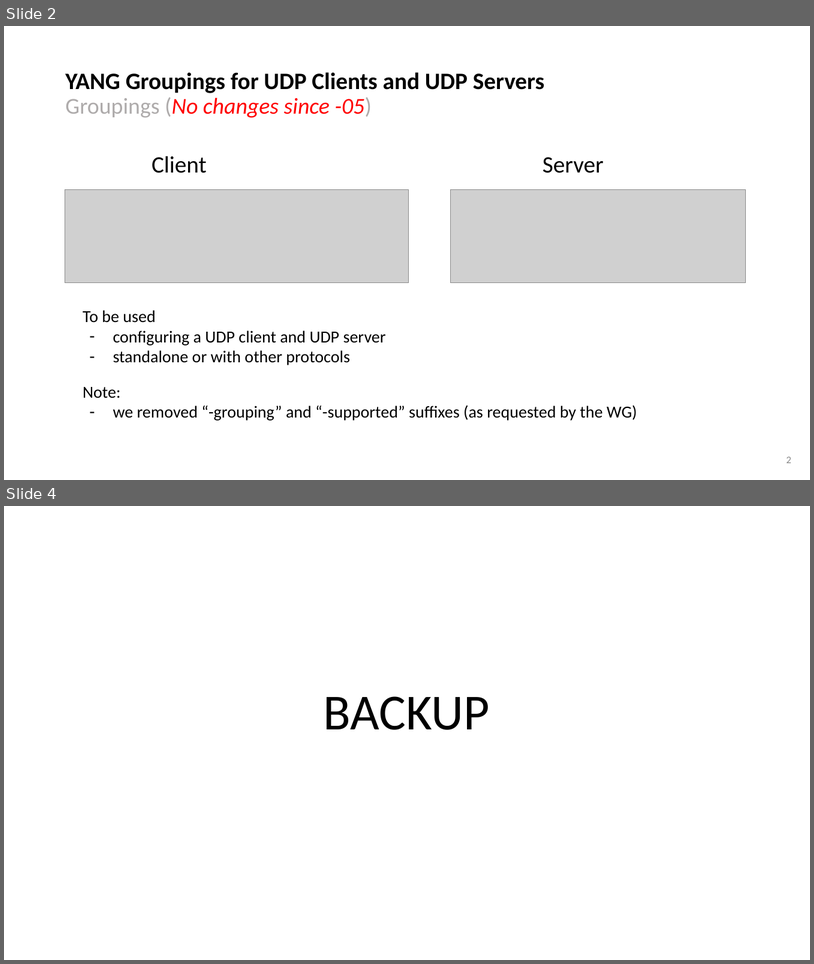
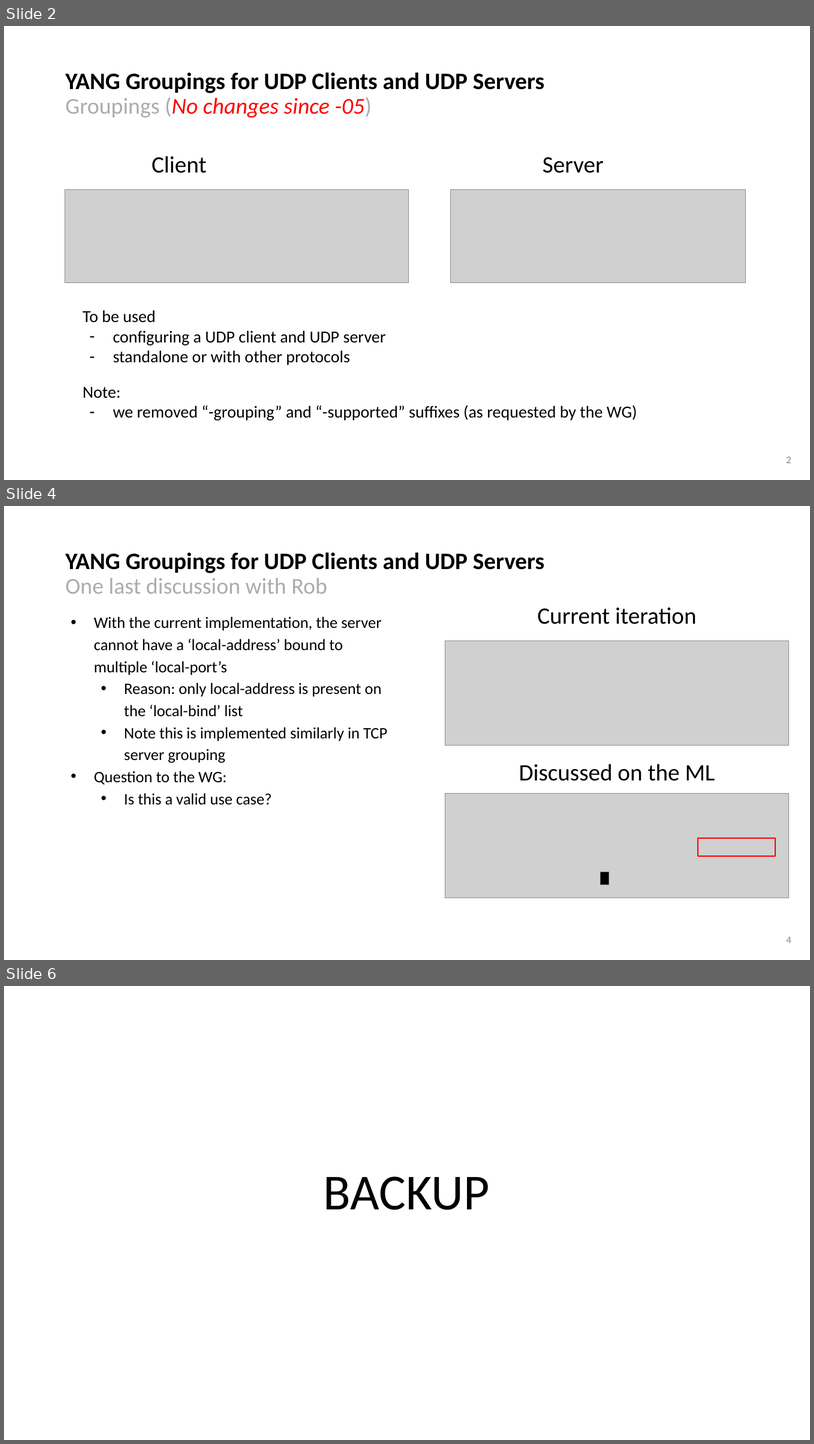
Before and after one commit to network-analytics/ietf-network-analytics-document-status, a slide deck: 122/NETCONF/draft-ietf-netconf-udp-client-server-06.pptx. Shown one above the other, each under a label of ours: slides 2 and 4 before the commit, slides 2, 4 and 6 after it; the slides between them are not shown. The pictures are 814x964 and 814x1444 pixels, drawn with LibreOffice and Linux fonts; fonts in the diff are those of the drawing; grey boxes stand for pictures. Boxes give left, top, right and bottom in pixels: in the first picture for what was removed or moved away, otherwise in the second. Text is boxed around its words. In the diff, an @@ line names an element or a change of style, - is before the commit and + after.

```diff
--- a/122/NETCONF/draft-ietf-netconf-udp-client-server-06.pptx
+++ b/122/NETCONF/draft-ietf-netconf-udp-client-server-06.pptx
@@ slide 4 added at (4, 506, 810, 960), background #FFFFFF @@
@@ title added at (65, 552, 545, 594), 28 pt, text #000000, bold @@
+YANG Groupings for UDP Clients and UDP Servers
+One last discussion with Rob
@@ text added at (537, 607, 696, 624), 28 pt, text #000000 @@
+Current iteration
@@ text added at (94, 616, 387, 805), 19 pt, text #000000 @@
+• With the current implementation, the server cannot have a ‘local-address’ bound to multiple ‘local-port’s
+  • Reason: only local-address is present on the ‘local-bind’ list
+  • Note this is implemented similarly in TCP server grouping
+• Question to the WG:
+  • Is this a valid use case?
@@ picture added at (446, 641, 789, 745) @@
@@ text added at (519, 763, 716, 781), 28 pt, text #000000 @@
+Discussed on the ML
@@ picture added at (446, 793, 789, 898) @@
@@ rectangle added at (698, 838, 776, 856), outline #FF0000 1.5 pt @@
@@ rectangle added at (601, 871, 609, 884), fill #000000, outline #44546A 0.75 pt @@
@@ page number added at (786, 936, 791, 943), 12 pt, text #888888 @@
+4
@@ what was slide 4 is now slide 6 @@
```
Also in this commit, not shown: 1 slide changed, 1 other slide added, 1 other file.
